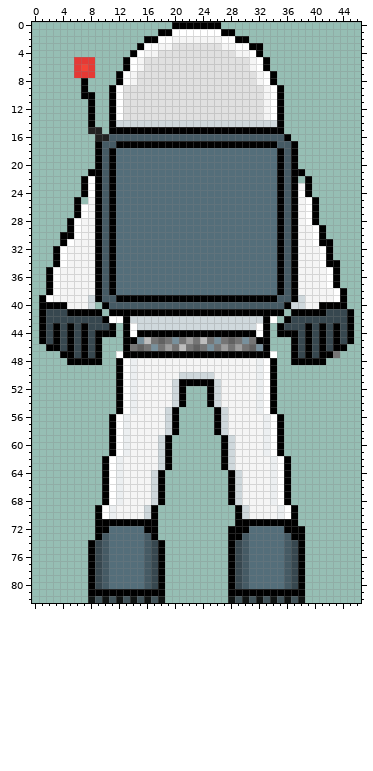
Edited in one commit: sprite sheet (Assets/back.png). That is the earlier state.
The file is 47x83 pixels. Colours within 5 levels of each other are drawn and written as one.
Now the later version:
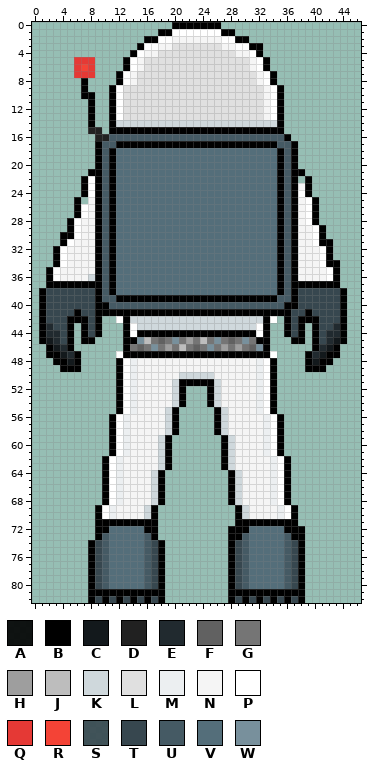
Palette (. is transparent): A #000000e5  B #000000  C #13191c  D #212121  E #212a2f  F #616161  G #757575  H #9e9e9e  J #bdbdbd  K #cfd8dc  L #e0e0e0  M #eceff1  N #f5f5f5  P #ffffff  Q #e53935  R #f44336  S #37474fe5  T #37474f  U #455a64  V #546e7a  W #78909c
Diff:
y 36: x 8 N -> K
y 37: x 3..8 PNNNNN -> BBBBBB; x 38..42 NNNNP -> BBBBB
y 38: x 1..8 .BPNNNNN -> BTTTTTTT; x 38..43 NNNNNP -> TTTTTT
y 39: x 2..8 PNNNNNK -> TTTTTTT; x 38..43 KNNNNP -> TTTTTT
y 40: x 2..9 BBBNNNK. -> TTTTTTTB; x 37..43 KKNNBBB -> BTTTTTT
y 41: x 5 B -> T; x 7..8 BB -> TT; x 10 . -> B; x 36..38 .BB -> BTT; x 40..41 BB -> TT; x 44..45 TB -> B.
y 42: x 5..7 TTT -> BBB; x 9..11 TBP -> B..; x 38..40 TTT -> BBB; x 44..45 TB -> B.
y 43: x 2..3 TB -> ET; x 6 T -> .; x 9..11 TTB -> B..; x 35..36 BT -> .B; x 38..41 TBTB -> B.BT; x 43..45 BTB -> EB.
y 44: x 2..3 TB -> EE; x 6 T -> .; x 10..11 BB -> ..; x 35 B -> .; x 37..45 BTBTBTBTB -> TB.BTEEB.
y 45: x 2..3 TB -> CE; x 6 T -> .; x 8..9 TB -> B.; x 38..45 TBTBTBTB -> B.BTECB.
y 46: x 3..4 BT -> CE; x 6..9 TBTB -> ....; x 37..42 BTBTBT -> ...BEC; x 44 B -> .
y 47: x 2..9 ..BBTBTB -> BBCEB...; x 37..38 BT -> ..; x 40..41 TB -> EC; x 43 G -> B
y 48: x 3..5 ..B -> BBC; x 7..9 BBB -> ...; x 37..38 BB -> ..; x 40 B -> C; x 42 . -> B
y 49: x 4..6 ... -> BBB; x 39..41 ... -> BBB
y 82: x 8..18 ASASASASASA -> BTBTBTBTBTB; x 28..38 ASASASASASA -> BTBTBTBTBTB
Pixel boxes of the changes (left, top, right, bottom) in both pictures:
changed: (39, 274, 116, 372)
changed: (277, 281, 354, 372)
changed: (88, 596, 165, 603)
changed: (228, 596, 305, 603)
